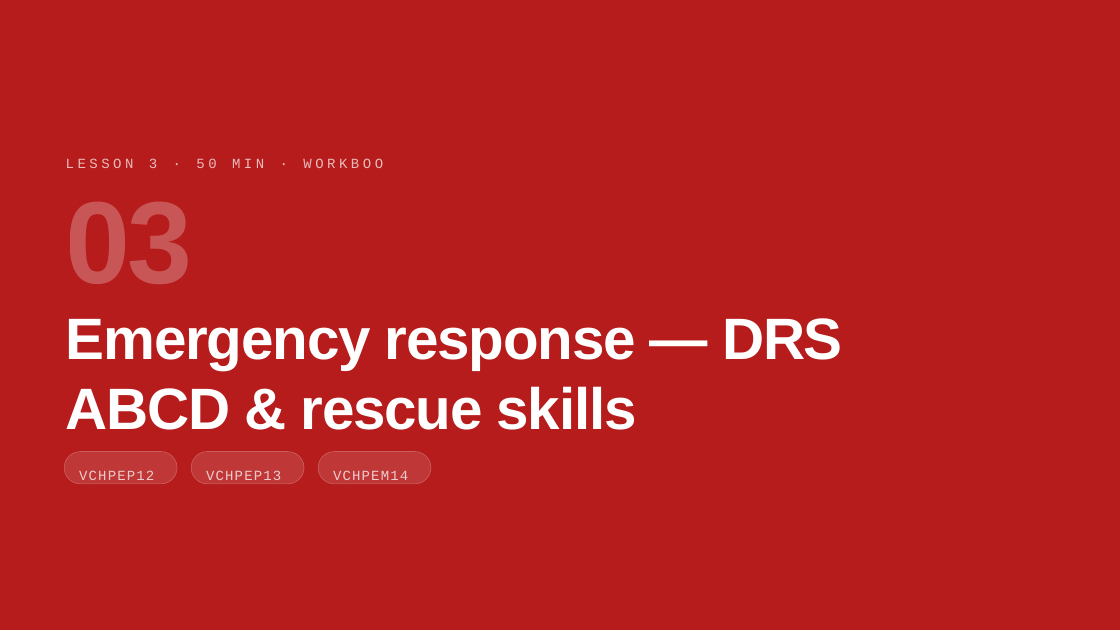
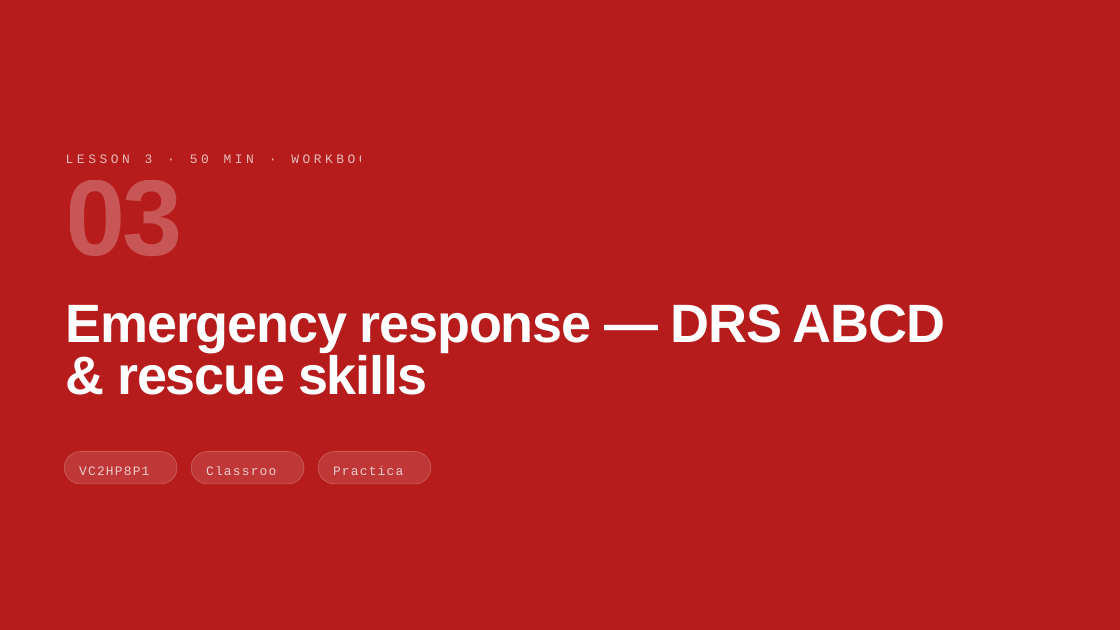
Before and after one commit to Emilie-Harrison/swim-water-safety, a slide deck: slide 18 of Swim_Water_Safety_Years_7-8.pptx. Drawn at 1120x630 pixels with LibreOffice and Linux fonts; fonts in the diff are those of the drawing. Boxes give left, top, right and bottom in pixels: in the first picture for what was removed or moved away, otherwise in the second. Text is boxed around its words. In the diff, an @@ line names an element or a change of style, - is before the commit and + after.

```diff
--- a/Swim_Water_Safety_Years_7-8.pptx
+++ b/Swim_Water_Safety_Years_7-8.pptx
@@ text "LESSON 3 · 50 MIN ..." at (x1=66, y1=154, x2=378, y2=163): size 18 to 16.6 pt; line spacing 1.4 to 1.2 @@
@@ text "03" at (x1=66, y1=180, x2=182, y2=256): size 150 to 138.8 pt; line spacing 0.85 to 0.65 @@
@@ text "Emergency response — DRS ABCD ..." at (x1=66, y1=304, x2=945, y2=395): size 75 to 69.4 pt; line spacing 1 to 0.8 @@
@@ text at (x1=79, y1=466, x2=158, y2=475): text changed; size 18 to 16.6 pt @@
-VCHPEP126
+VC2HP8P10
@@ text at (x1=206, y1=466, x2=285, y2=475): text changed; size 18 to 16.6 pt @@
-VCHPEP130
+Classroom
@@ text at (x1=333, y1=466, x2=412, y2=475): text changed; size 18 to 16.6 pt @@
-VCHPEM146
+Practical
```
Also in this commit, not shown: 40 other slides changed, 4 other files.
